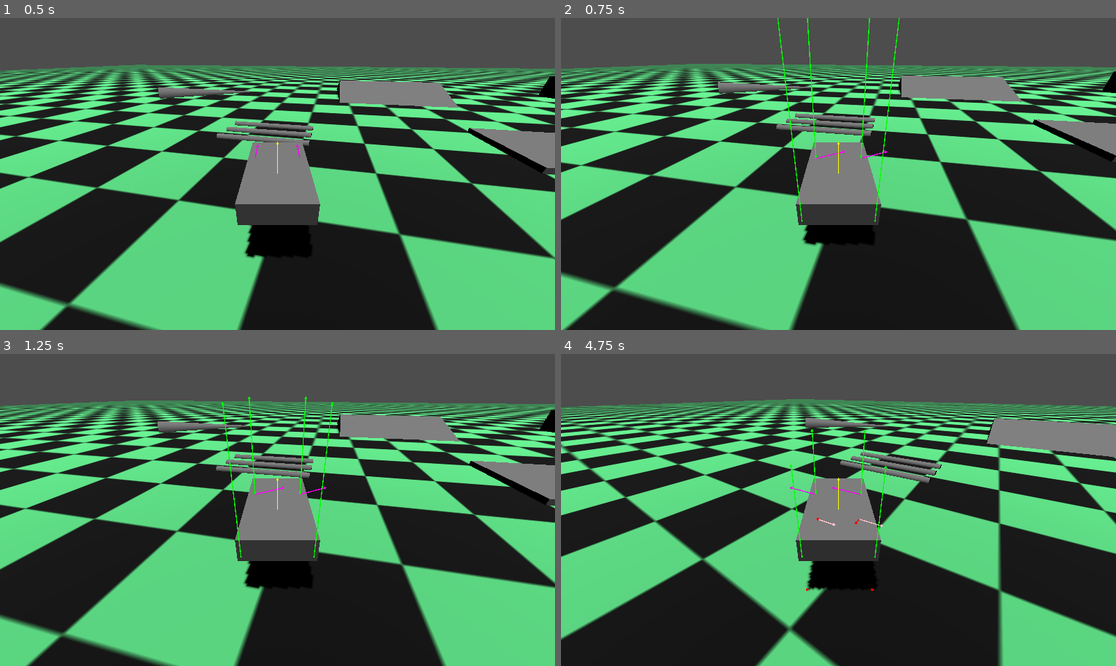
Above: before the commit, frames 1-4 (two rows, left to right).
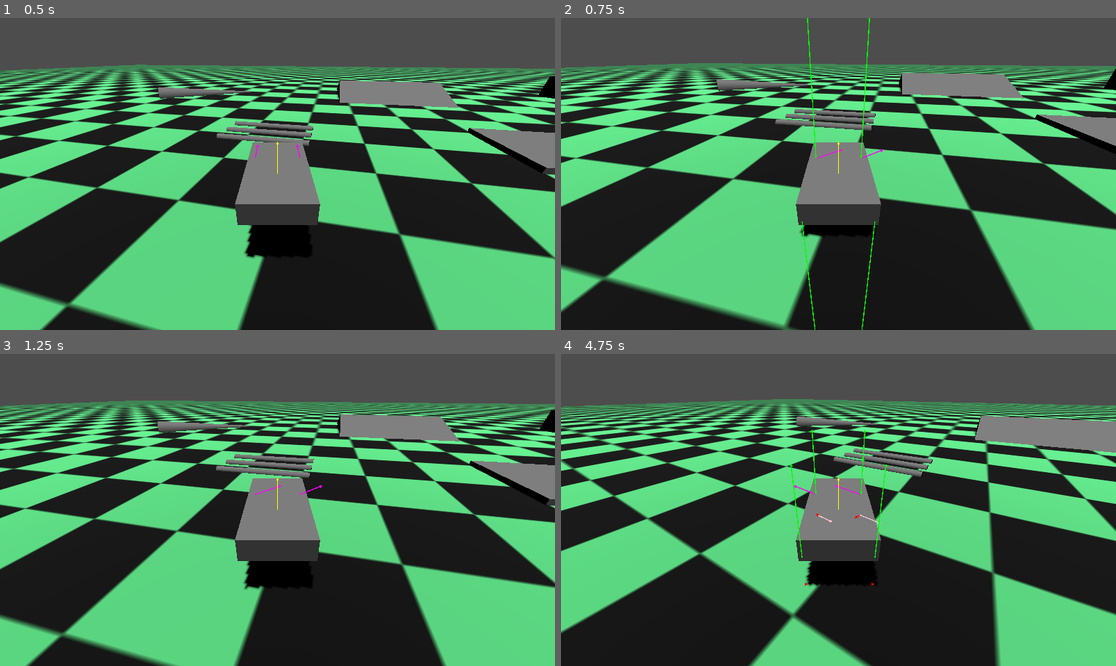
Above: after the commit, the same moments.

Repository: zamotany/godot-vehicle-test
Game: Godot game, scene res://vehicle-test/scenes/world/world.tscn
Two runs of this game, one before a commit and one after it. Both use one fixed random seed, a clock stepped at 60 frames per second and the inputs below.
Inputs (mouse positions are in pixels of both pictures, inside the frame that each line leads up to):
- Up to frame 1 (0.5 s): no input
- Up to frame 2 (0.75 s): move the mouse to (960, 158) at 0.52 s; hold Right (ui_right) from 0.53 s (still down)
- Up to frame 3 (1.25 s): keep holding Right (ui_right)
- Up to frame 4 (4.75 s): move the mouse to (727, 525) at 1.27 s; release Right (ui_right) at 1.28 s; hold Down (ui_down) 1.28-2.03 s; move the mouse to (894, 441) at 2.02 s; hold Right (ui_right) 2.03-2.78 s; move the mouse to (810, 572) at 2.77 s; hold Up (ui_up) 2.78-3.53 s; move the mouse to (1005, 556) at 3.52 s; hold Left (ui_left) from 3.53 s (still down); move the mouse to (672, 463) at 4.27 s

Frame 1 is identical in both runs. In frame 2, 26% of the frame differs, in the area x 0-100%, y 0-100%; in frame 3, 0.4%; in frame 4, 24%.

Commit message:
refactor wheel config into custom resource

Diff:
--- /dev/null
+++ b/vehicle-test/scenes/vehicle/presets/fwd_front.tres
@@ -0,0 +1,17 @@
+[gd_resource type="Resource" script_class="WheelConfig" load_steps=2 format=3 uid="uid://cffqh3j40b5or"]
+
+[ext_resource type="Script" uid="uid://cullba6xdwa2n" path="res://vehicle-test/scenes/vehicle/wheel_config.gd" id="1_p0w6s"]
+
+[resource]
+script = ExtResource("1_p0w6s")
+spring_length = 0.5
+spring_stiffness = 45000.0
+spring_damper = 4500.0
+wheel_radius = 0.33
+grip_coefficient = 30.0
+max_steering_angle = 50.0
+torque_on_wheels = 500.0
+engine_brake_coefficient = 0.1
+use_as_traction = true
+use_as_steering = true
+metadata/_custom_type_script = "uid://cullba6xdwa2n"
--- /dev/null
+++ b/vehicle-test/scenes/vehicle/presets/fwd_rear.tres
@@ -0,0 +1,17 @@
+[gd_resource type="Resource" script_class="WheelConfig" load_steps=2 format=3 uid="uid://c4negppa8p2o"]
+
+[ext_resource type="Script" uid="uid://cullba6xdwa2n" path="res://vehicle-test/scenes/vehicle/wheel_config.gd" id="1_wk37b"]
+
+[resource]
+script = ExtResource("1_wk37b")
+spring_length = 0.5
+spring_stiffness = 45000.0
+spring_damper = 4500.0
+wheel_radius = 0.33
+grip_coefficient = 20.0
+max_steering_angle = 60.0
+torque_on_wheels = 500.0
+engine_brake_coefficient = 0.1
+use_as_traction = false
+use_as_steering = false
+metadata/_custom_type_script = "uid://cullba6xdwa2n"
--- a/vehicle-test/scenes/vehicle/vehicle.gd
+++ b/vehicle-test/scenes/vehicle/vehicle.gd
@@ -3,6 +3,12 @@
 @export_range(0.0, 1.0) var camera_sensitivity = 0.01
 @export var tilt_limit = deg_to_rad(75)
 @export var camera: Camera3D
+
+@export_group("Wheels")
+@export var front_left: WheelConfig
+@export var front_right: WheelConfig
+@export var rear_left: WheelConfig
+@export var rear_right: WheelConfig
 
 @onready var camera_pivot: Node3D = $CameraPivot
 @onready var camera_arm: SpringArm3D = $CameraPivot/CameraArm
--- a/vehicle-test/scenes/vehicle/vehicle.tscn
+++ b/vehicle-test/scenes/vehicle/vehicle.tscn
@@ -27,41 +27,25 @@
 transform = Transform3D(1, 0, 0, 0, 1, 0, 0, 0, 1, -0.7, 0, -1.4)
 target_position = Vector3(0, -0.83, 0)
 script = ExtResource("2_fouyv")
-spring_length = 0.7
-spring_stiffness = 45000.0
-spring_damper = 4500.0
-wheel_radius = 0.3
-use_as_traction = true
-use_as_steering = true
+wheel_config_key = "front_left"
 
 [node name="FR_Wheel" type="RayCast3D" parent="Wheels"]
 transform = Transform3D(1, 0, 0, 0, 1, 0, 0, 0, 1, 0.7, 0, -1.4)
 target_position = Vector3(0, -0.83, 0)
 script = ExtResource("2_fouyv")
-spring_length = 0.7
-spring_stiffness = 45000.0
-spring_damper = 4500.0
-wheel_radius = 0.3
-use_as_traction = true
-use_as_steering = true
+wheel_config_key = "front_right"
 
 [node name="RL_Wheel" type="RayCast3D" parent="Wheels"]
 transform = Transform3D(1, 0, 0, 0, 1, 0, 0, 0, 1, -0.7, 0, 1.4)
 target_position = Vector3(0, -0.83, 0)
 script = ExtResource("2_fouyv")
-spring_length = 0.7
-spring_stiffness = 45000.0
-spring_damper = 4500.0
-wheel_radius = 0.3
+wheel_config_key = "rear_left"
 
 [node name="RR_Wheel" type="RayCast3D" parent="Wheels"]
 transform = Transform3D(1, 0, 0, 0, 1, 0, 0, 0, 1, 0.7, 0, 1.4)
 target_position = Vector3(0, -0.83, 0)
 script = ExtResource("2_fouyv")
-spring_length = 0.7
-spring_stiffness = 45000.0
-spring_damper = 4500.0
-wheel_radius = 0.3
+wheel_config_key = "rear_right"
 
 [node name="CameraPivot" type="Node3D" parent="."]
 
--- a/vehicle-test/scenes/vehicle/wheel.gd
+++ b/vehicle-test/scenes/vehicle/wheel.gd
@@ -1,17 +1,9 @@
 extends RayCast3D
 
-@export var spring_length: float = 0.5
-@export var spring_stiffness: float = 30
-@export var spring_damper: float = 3
-@export var wheel_radius: float = 0.33
-@export var grip_coefficient: float = 30.0
-@export var max_steering_angle: float = 60
-@export var torque_on_wheels: float = 500
-@export var engine_brake_coefficient: float = 0.1
-@export var use_as_traction: bool = false
-@export var use_as_steering: bool = false
+@export_enum("front_left", "front_right", "rear_left", "rear_right") var wheel_config_key: String
 
 @onready var vehicle: RigidBody3D = get_parent().get_parent()
+@onready var wheel_config: WheelConfig = vehicle[wheel_config_key]
 
 var previous_spring_displacement: float = 0.0
 
@@ -20,7 +12,7 @@
 # - https://www.youtube.com/watch?v=CdPYlj5uZeI
 
 func _ready() -> void:
-	target_position.y = - (spring_length + wheel_radius)
+	target_position.y = - (wheel_config.spring_length + wheel_config.wheel_radius)
 	add_exception(vehicle)
 
 func _physics_process(delta: float) -> void:
@@ -51,15 +43,15 @@
 
 
 			# Subtract wheel radius because length of raycast is spring length + wheel radius
-			var compressed_spring_length = raycast_collision_point.distance_to(raycast_origin) - wheel_radius
-			var spring_displacement = clamp(spring_length - compressed_spring_length, 0, spring_length)
+			var compressed_spring_length = raycast_collision_point.distance_to(raycast_origin) - wheel_config.wheel_radius
+			var spring_displacement = clamp(wheel_config.spring_length - compressed_spring_length, 0, wheel_config.spring_length)
 
-			var spring_force = spring_stiffness * spring_displacement
+			var spring_force = wheel_config.spring_stiffness * spring_displacement
 
 			# Divide by delta because we want time independent velocity, since apply_force will make the force time dependent again
 			var spring_displacement_velocity = max((previous_spring_displacement - spring_displacement) / delta, 0)
 
-			var damper_force = spring_damper * spring_displacement_velocity
+			var damper_force = wheel_config.spring_damper * spring_displacement_velocity
 			var suspension_force = basis.y * max(spring_force - damper_force, 0)
 
 			previous_spring_displacement = spring_displacement
@@ -69,7 +61,7 @@
 			GDebugOverlay.draw(name + "_suspension", self, suspension_direction * suspension_force * 0.0005)
 
 func process_acceleration(delta: float, raycast_collision_point: Vector3) -> void:
-	if not use_as_traction:
+	if not wheel_config.use_as_traction:
 		return
 
 	# TODO: engine RMP / torque simulation + power curve
@@ -77,7 +69,7 @@
 	# TODO: brake simulation (with slip)
 
 	# T [nm] = r [m] * F [N] so to go from torque to force we need to divide it by wheel radius.
-	var engine_power: float = torque_on_wheels / wheel_radius
+	var engine_power: float = wheel_config.torque_on_wheels / wheel_config.wheel_radius
 	var input: float = Input.get_axis("ui_down", "ui_up")
 
 	var acceleration_direction = - global_basis.z
@@ -94,17 +86,17 @@
 	var brake_direction: Vector3 = global_basis.z
 	var tire_global_velocity: Vector3 = get_point_velocity(global_position)
 
-	var brake_force: Vector3 = -brake_direction * brake_direction.dot(tire_global_velocity) * vehicle.mass * engine_brake_coefficient
+	var brake_force: Vector3 = -brake_direction * brake_direction.dot(tire_global_velocity) * vehicle.mass * wheel_config.engine_brake_coefficient
 
 	vehicle.apply_force(brake_force, to_vehicle_offset(raycast_collision_point))
 	GDebugOverlay.draw_with_origin(name + "_engine_brake", raycast_collision_point, brake_force * 0.01, Color.PINK)
 
 func process_steering(_delta: float) -> void:
-	if not use_as_steering:
+	if not wheel_config.use_as_steering:
 		return
 
 	var input: float = Input.get_axis("ui_right", "ui_left")
-	var steering_angle: float = clamp(max_steering_angle * input, -max_steering_angle, max_steering_angle)
+	var steering_angle: float = clamp(wheel_config.max_steering_angle * input, -wheel_config.max_steering_angle, wheel_config.max_steering_angle)
 
 	# Enough to rotate the raycast, since acceleration processing will compute direction based on it's basis.
 	rotation.y = deg_to_rad(steering_angle)
@@ -119,7 +111,7 @@
 	var tire_global_velocity: Vector3 = get_point_velocity(global_position)
 	var lateral_velocity: float = slip_direction.dot(tire_global_velocity)
 
-	var lateral_force: Vector3 = slip_direction * (-lateral_velocity / delta) * grip_coefficient
+	var lateral_force: Vector3 = slip_direction * (-lateral_velocity / delta) * wheel_config.grip_coefficient
 
 	vehicle.apply_force(lateral_force, to_vehicle_offset(raycast_collision_point))
 	GDebugOverlay.draw_with_origin(name + "_lateral", raycast_collision_point, lateral_force * 0.001, Color.RED)
--- /dev/null
+++ b/vehicle-test/scenes/vehicle/wheel_config.gd
@@ -0,0 +1,13 @@
+extends Resource
+class_name WheelConfig
+
+@export var spring_length: float = 0.5
+@export var spring_stiffness: float = 30
+@export var spring_damper: float = 3
+@export var wheel_radius: float = 0.33
+@export var grip_coefficient: float = 30.0
+@export var max_steering_angle: float = 60
+@export var torque_on_wheels: float = 500
+@export var engine_brake_coefficient: float = 0.1
+@export var use_as_traction: bool = false
+@export var use_as_steering: bool = false
--- /dev/null
+++ b/vehicle-test/scenes/vehicle/wheel_config.tres
@@ -0,0 +1,6 @@
+[gd_resource type="Resource" load_steps=2 format=3 uid="uid://uplkq6ec3vno"]
+
+[ext_resource type="Script" uid="uid://cullba6xdwa2n" path="res://vehicle-test/scenes/vehicle/wheel_config.gd" id="1_wl3mb"]
+
+[resource]
+script = ExtResource("1_wl3mb")
--- a/vehicle-test/scenes/world/world.tscn
+++ b/vehicle-test/scenes/world/world.tscn
@@ -1,8 +1,10 @@
-[gd_scene load_steps=16 format=3 uid="uid://do2uflksc68jw"]
+[gd_scene load_steps=18 format=3 uid="uid://do2uflksc68jw"]
 
 [ext_resource type="Material" uid="uid://r6hdxd2212o2" path="res://vehicle-test/scenes/world/checkerboard.tres" id="1_sq54n"]
 [ext_resource type="PackedScene" uid="uid://be3q2cl7uulmp" path="res://vehicle-test/scenes/vehicle/vehicle.tscn" id="1_yxbno"]
 [ext_resource type="PackedScene" uid="uid://ci6l23y7qwuw0" path="res://debug/scenes/debug_overlay/debug_overlay.tscn" id="2_sq54n"]
+[ext_resource type="Resource" uid="uid://cffqh3j40b5or" path="res://vehicle-test/scenes/vehicle/presets/fwd_front.tres" id="3_0lort"]
+[ext_resource type="Resource" uid="uid://c4negppa8p2o" path="res://vehicle-test/scenes/vehicle/presets/fwd_rear.tres" id="4_6fjqv"]
 
 [sub_resource type="BoxShape3D" id="BoxShape3D_yxbno"]
 size = Vector3(200, 0.02, 200)
@@ -61,6 +63,10 @@
 [node name="Vehicle" parent="." node_paths=PackedStringArray("camera") instance=ExtResource("1_yxbno")]
 transform = Transform3D(0.975149, 0, 0.221548, 0, 1, 0, -0.221548, 0, 0.975149, 0, 2.50362, 0)
 camera = NodePath("../Camera3D")
+front_left = ExtResource("3_0lort")
+front_right = ExtResource("3_0lort")
+rear_left = ExtResource("4_6fjqv")
+rear_right = ExtResource("4_6fjqv")
 
 [node name="DirectionalLight3D" type="DirectionalLight3D" parent="."]
 transform = Transform3D(1, 0, 0, 0, 0.159209, 0.987245, 0, -0.987245, 0.159209, -2.95481, 27.7085, 2.59837)
Not shown, added: vehicle-test/scenes/vehicle/wheel_config.gd.uid
